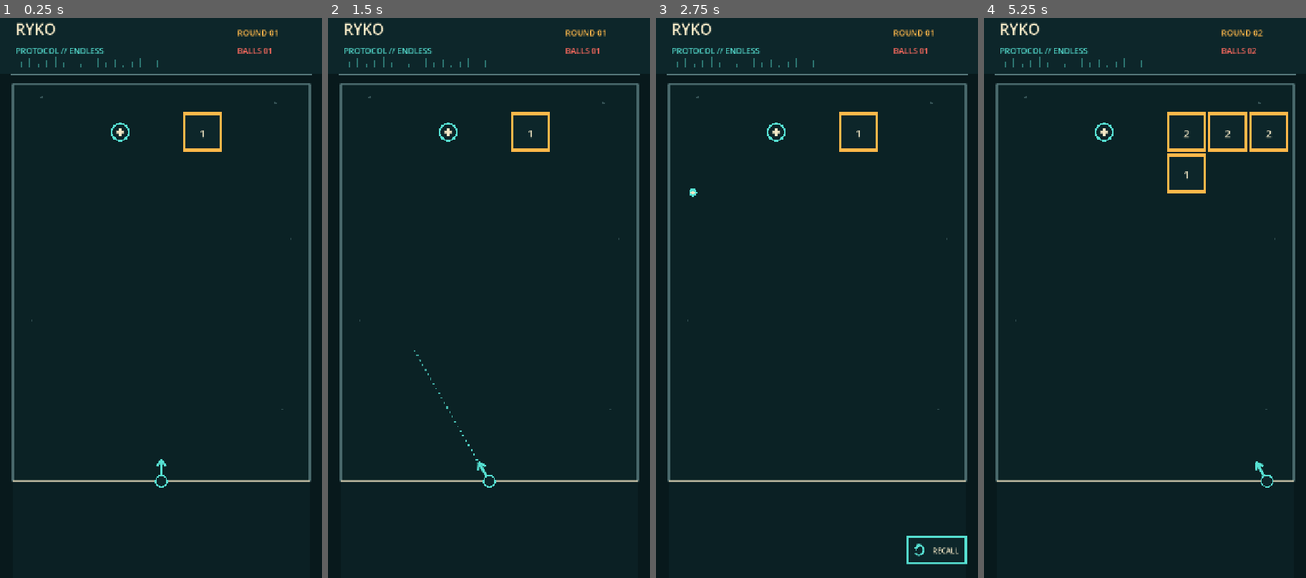
Above: before the commit, frames 1-4 (left to right).
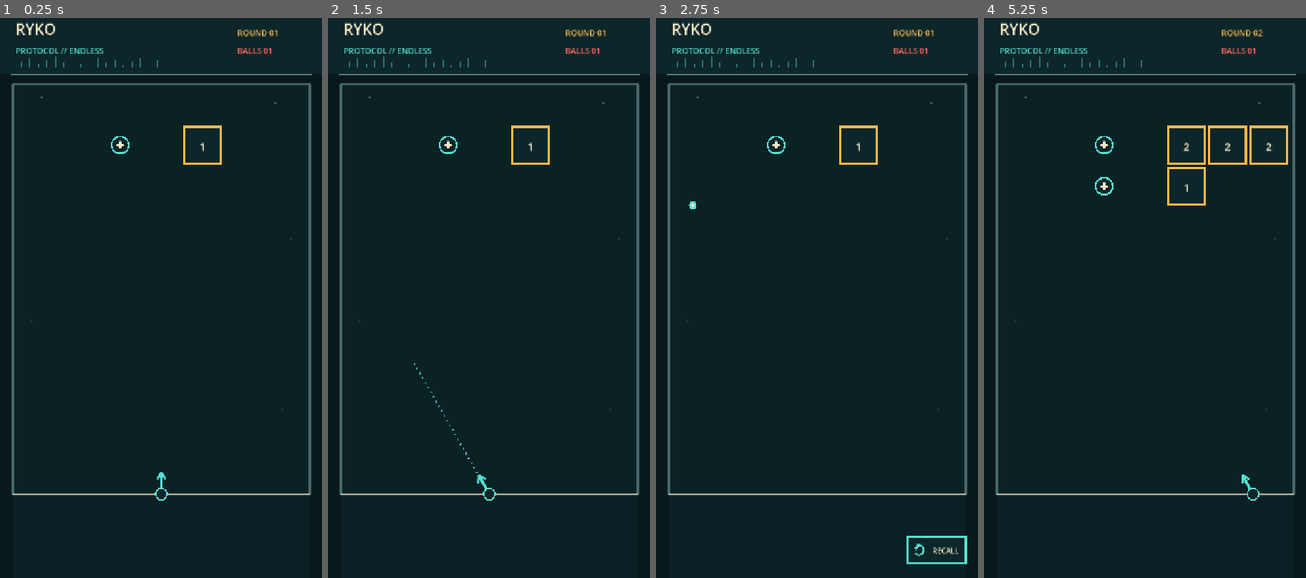
Above: after the commit, the same moments.

Repository: dfagaras/ryko-game
Game: Godot game, scene res://scenes/main.tscn
Two runs of this game, one before a commit and one after it. Both use one fixed random seed, a clock stepped at 60 frames per second and the inputs below.
Inputs (mouse positions are in pixels of both pictures, inside the frame that each line leads up to):
- Up to frame 1 (0.25 s): no input
- Up to frame 2 (1.5 s): tap Enter at 0.5 s; move the mouse to (559, 264) at 0.52 s; click (559, 264) at 0.67 s; tap Space at 1.25 s; drag from (424, 320) to (472, 404) at 1.27 s
- Up to frame 3 (2.75 s): move the mouse to (849, 163) at 2.02 s; click (849, 163) at 2.17 s
- Up to frame 4 (5.25 s): drag from (1128, 404) to (1048, 208) at 2.77 s; move the mouse to (1241, 376) at 3.52 s; click (1241, 376) at 3.67 s; tap Enter at 4.25 s; drag from (1048, 208) to (1096, 146) at 4.27 s; move the mouse to (1161, 292) at 5.02 s; click (1161, 292) at 5.17 s

The runs differ from the first frame. In frame 1, 1.3% of the frame differs, in the area x 3-97%, y 16-87%; in frame 2, 1.4%; in frame 3, 1.2%; in frame 4, 2.3%, in the area x 3-97%, y 5-87%.

Commit message:
fix: retrigger ion beam and constrain board visuals

Diff:
--- a/scripts/main.gd
+++ b/scripts/main.gd
@@ -21,7 +21,10 @@
 # Preserve the original cell centers while expanding each block into the old
 # empty space. The remaining gap now matches the four-pixel outline width.
 const GRID_X := 40.0
-const GRID_Y := 239.0
+# Reserve one complete incoming-row slot below the top frame. New blocks start
+# in that slot and descend into row zero without crossing the frame or
+# overlapping the previous top row.
+const GRID_Y := BOARD_TOP + ROW_STEP
 const COLUMN_COUNT := 7
 const LAST_PLAYABLE_BLOCK_ROW := 8
 const LAUNCH_LINE_Y := GRID_Y + LAST_PLAYABLE_BLOCK_ROW * ROW_STEP + CELL
@@ -171,6 +174,14 @@
 	return Vector2(GRID_X + column * ROW_STEP + CELL * 0.5, GRID_Y + row * ROW_STEP + CELL * 0.5)
 
 
+func _spawn_position(column: int, row: int) -> Vector2:
+	if row < 0:
+		# Incoming content starts fully inside the board, touching the top edge
+		# without ever drawing over the header or top frame.
+		return Vector2(_cell_center(column, 0).x, BOARD_TOP + CELL * 0.5)
+	return _cell_center(column, row)
+
+
 func _spawn_row(hp: int, row: int = 0) -> void:
 	var columns := _shuffled_columns()
 	var block_count := _block_count_for_turn()
@@ -249,7 +260,7 @@
 	pickups.append({
 		"column": pickup_column,
 		"row": row,
-		"position": _cell_center(pickup_column, row),
+		"position": _spawn_position(pickup_column, row),
 		"collected": false
 	})
 
@@ -260,9 +271,9 @@
 		ion_powers.append({
 			"column": ion_column,
 			"row": row,
-			"position": _cell_center(ion_column, row),
+			"position": _spawn_position(ion_column, row),
 			"activated": false,
-			"triggered_balls": {}
+			"balls_inside": {}
 		})
 
 
@@ -355,7 +366,7 @@
 
 func _add_square_block(column: int, row: int, hp: int, variant: String = "normal", absorbing_sides: Array[String] = []) -> void:
 	var body := StaticBody2D.new()
-	body.position = _cell_center(column, row)
+	body.position = _spawn_position(column, row)
 	body.set_meta("kind", "block")
 	body.set_meta("block_index", blocks.size())
 	var collision := CollisionShape2D.new()
@@ -381,7 +392,7 @@
 
 func _add_triangle_block(column: int, row: int, hp: int, orientation: String, variant: String = "normal") -> void:
 	var body := StaticBody2D.new()
-	body.position = _cell_center(column, row)
+	body.position = _spawn_position(column, row)
 	body.set_meta("kind", "block")
 	body.set_meta("block_index", blocks.size())
 	var collision := CollisionPolygon2D.new()
@@ -689,12 +700,13 @@
 	var ball_id := ball.get_instance_id()
 	for power in ion_powers:
 		var power_position: Vector2 = power["position"]
+		var balls_inside: Dictionary = power["balls_inside"]
 		if ball.position.distance_to(power_position) > ION_BEAM_RADIUS + BALL_RADIUS:
-			continue
-		var triggered_balls: Dictionary = power["triggered_balls"]
-		if triggered_balls.has(ball_id):
-			continue
-		triggered_balls[ball_id] = true
+			balls_inside.erase(ball_id)
+			continue
+		if balls_inside.has(ball_id):
+			continue
+		balls_inside[ball_id] = true
 		power["activated"] = true
 		_fire_ion_beam(power_position.y)
 
@@ -780,21 +792,24 @@
 		var body: StaticBody2D = item["body"] as StaticBody2D
 		if not is_instance_valid(body):
 			continue
-		item["row"] = int(item["row"]) + 1
+		var target_row := int(item["row"]) + 1
+		item["row"] = target_row
 		item["move_from"] = body.position
-		item["move_to"] = body.position + Vector2(0.0, ROW_STEP)
+		item["move_to"] = _cell_center(int(item["column"]), target_row)
 
 	for pickup in pickups:
-		pickup["row"] = int(pickup["row"]) + 1
+		var target_row := int(pickup["row"]) + 1
+		pickup["row"] = target_row
 		var pickup_position: Vector2 = pickup["position"]
 		pickup["move_from"] = pickup_position
-		pickup["move_to"] = pickup_position + Vector2(0.0, ROW_STEP)
+		pickup["move_to"] = _cell_center(int(pickup["column"]), target_row)
 
 	for power in ion_powers:
-		power["row"] = int(power["row"]) + 1
+		var target_row := int(power["row"]) + 1
+		power["row"] = target_row
 		var power_position: Vector2 = power["position"]
 		power["move_from"] = power_position
-		power["move_to"] = power_position + Vector2(0.0, ROW_STEP)
+		power["move_to"] = _cell_center(int(power["column"]), target_row)
 
 
 func _toggle_phase_blocks() -> void:
@@ -931,11 +946,17 @@
 
 
 func _draw_aim_guide() -> void:
-	var start := launcher + aim_direction * 56.0
 	# The guide is intentionally visual-only: it passes over blocks exactly like
-	# the reference game, while the launched ball still uses real collisions.
-	var guide_length := lerpf(38.0, 980.0, pow(pull_strength, 0.78))
+	# the reference game, while stopping at the first board wall. No reflected
+	# trajectory is shown after that contact.
 	var dot_radius := lerpf(1.4, 5.2, pull_strength)
+	var start_offset := 56.0
+	var edge_distance := _distance_to_board_edge(launcher, aim_direction)
+	if edge_distance <= start_offset + dot_radius:
+		return
+	var start := launcher + aim_direction * start_offset
+	var requested_length := lerpf(38.0, 980.0, pow(pull_strength, 0.78))
+	var guide_length := minf(requested_length, edge_distance - start_offset - dot_radius)
 	var dot_spacing := lerpf(10.0, 22.0, pull_strength)
 	var segment_count := maxi(1, int(round(guide_length / dot_spacing)))
 
@@ -943,6 +964,19 @@
 		var distance := guide_length * float(index) / float(segment_count)
 		var fade := lerpf(0.96, 0.62, distance / maxf(guide_length, 1.0))
 		draw_circle(start + aim_direction * distance, dot_radius, Color(AQUA, fade))
+
+
+func _distance_to_board_edge(origin: Vector2, direction: Vector2) -> float:
+	var distance := 1000000.0
+	if direction.x < -0.0001:
+		distance = minf(distance, (BOARD_LEFT - origin.x) / direction.x)
+	elif direction.x > 0.0001:
+		distance = minf(distance, (BOARD_RIGHT - origin.x) / direction.x)
+	if direction.y < -0.0001:
+		distance = minf(distance, (BOARD_TOP - origin.y) / direction.y)
+	elif direction.y > 0.0001:
+		distance = minf(distance, (LAUNCH_LINE_Y - origin.y) / direction.y)
+	return maxf(0.0, distance)
 
 
 func _draw_header() -> void:
